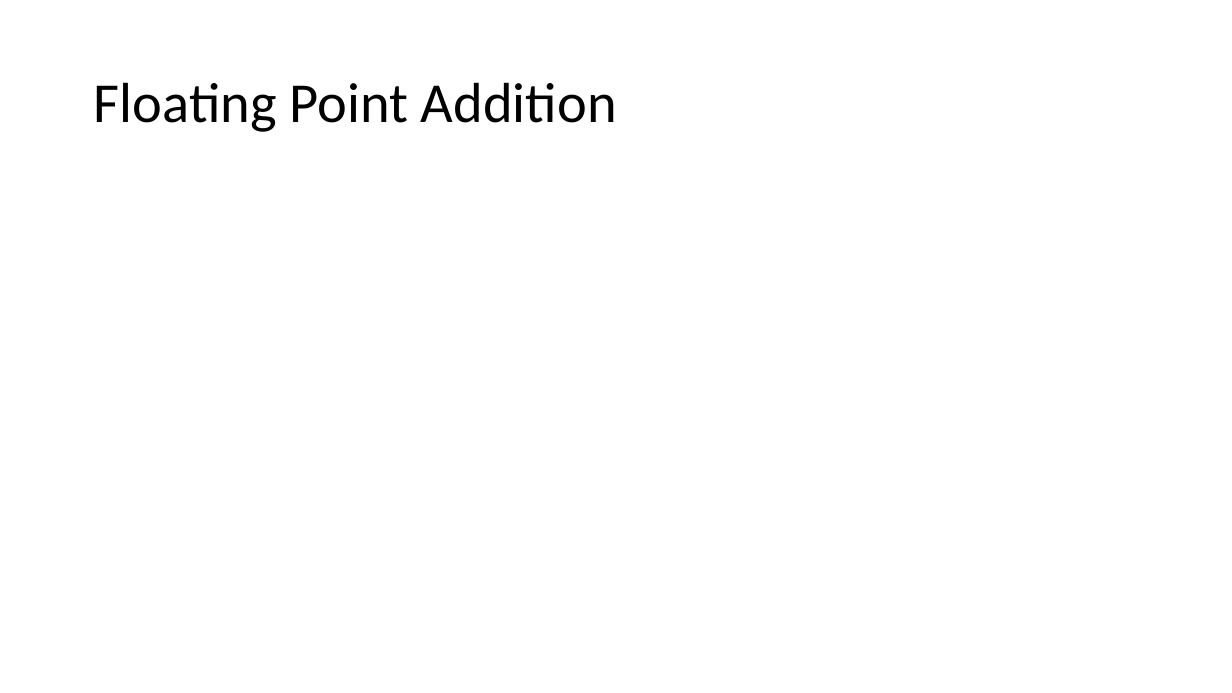
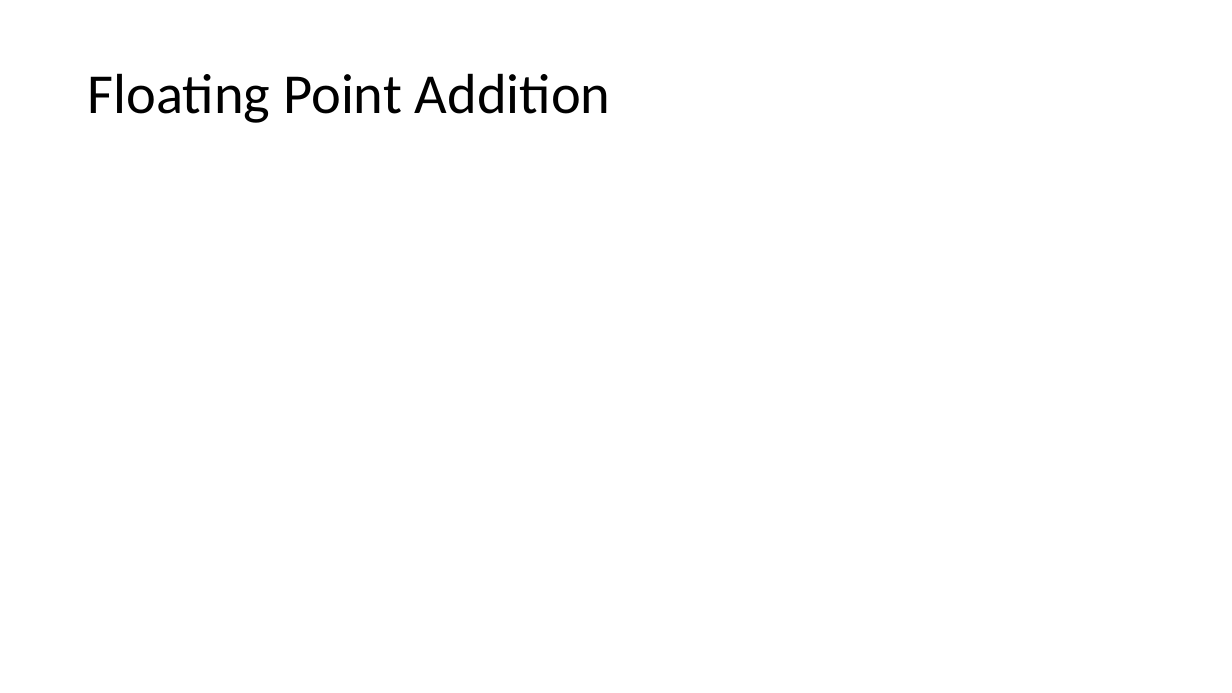
Before and after one commit to vcboy1/Leeds, a slide deck: slide 33 of 26fall/1860/Lecture/Week1.2/Lecture 1.2.2.pptx. Drawn at 1232x693 pixels with LibreOffice and Linux fonts; fonts in the diff are those of the drawing; grey boxes stand for pictures; background and template pictures are left out. Boxes give left, top, right and bottom in pixels: in the first picture for what was removed or moved away, otherwise in the second. Text is boxed around its words. In the diff, an @@ line names an element or a change of style, - is before the commit and + after.

```diff
--- a/26fall/1860/Lecture/Week1.2/Lecture 1.2.2.pptx
+++ b/26fall/1860/Lecture/Week1.2/Lecture 1.2.2.pptx
@@ title "Floating Point Addition": place and size @@
-title "Floating Point Addition" at [94, 82, 617, 132]
+title "Floating Point Addition" at [88, 73, 611, 123]
```
Also in this commit, not shown: 3 other slides changed, 17 other files.
